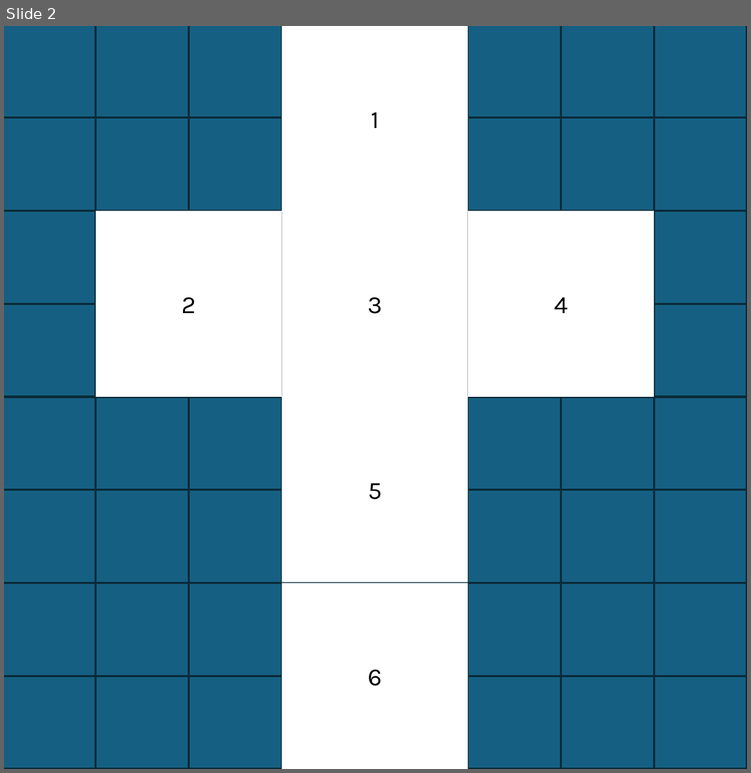
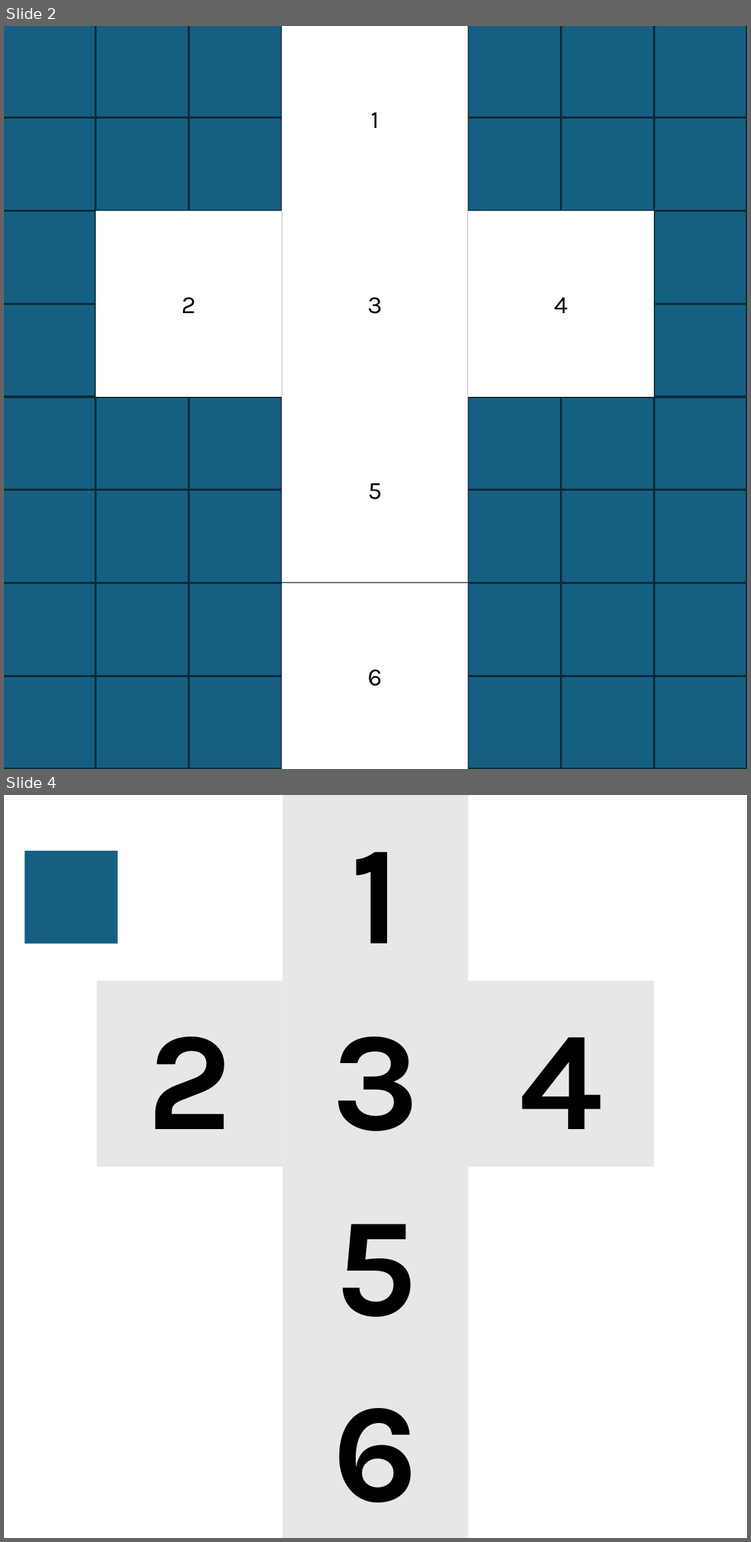
Before and after one commit to BeitIssieShapiro/IssieDice, a slide deck: design-resources/cube.pptx. Shown one above the other, each under a label of ours: slide 2 before the commit, slides 2 and 4 after it; the slides between them are not shown. The pictures are 751x773 and 751x1542 pixels, drawn with LibreOffice and Linux fonts; fonts in the diff are those of the drawing. Boxes give left, top, right and bottom in pixels: in the first picture for what was removed or moved away, otherwise in the second. Text is boxed around its words. In the diff, an @@ line names an element or a change of style, - is before the commit and + after.

```diff
--- a/design-resources/cube.pptx
+++ b/design-resources/cube.pptx
@@ slide 4 added at (4, 795, 747, 1538), background #FFFFFF @@
@@ rectangle added at (283, 795, 468, 981), fill #E7E7E7, 96 pt, text #000000, bold @@
+1
@@ rectangle added at (25, 851, 118, 944), fill #156082 @@
@@ rectangle added at (97, 981, 283, 1166), fill #E7E7E7, 96 pt, text #000000, bold @@
+2
@@ rectangle added at (468, 981, 653, 1166), fill #E7E7E7, 96 pt, text #000000, bold @@
+4
@@ text added at (332, 1036, 419, 1131), 96 pt, text #000000, bold @@
+3
@@ rectangle added at (283, 1166, 468, 1351), fill #E7E7E7, 96 pt, text #000000, bold @@
+5
@@ rectangle added at (283, 1351, 468, 1536), fill #E7E7E7, 96 pt, text #000000, bold @@
+6
```
Also in this commit, not shown: 1 slide changed, 2 other slides added, 2 slides removed, 7 other files.
